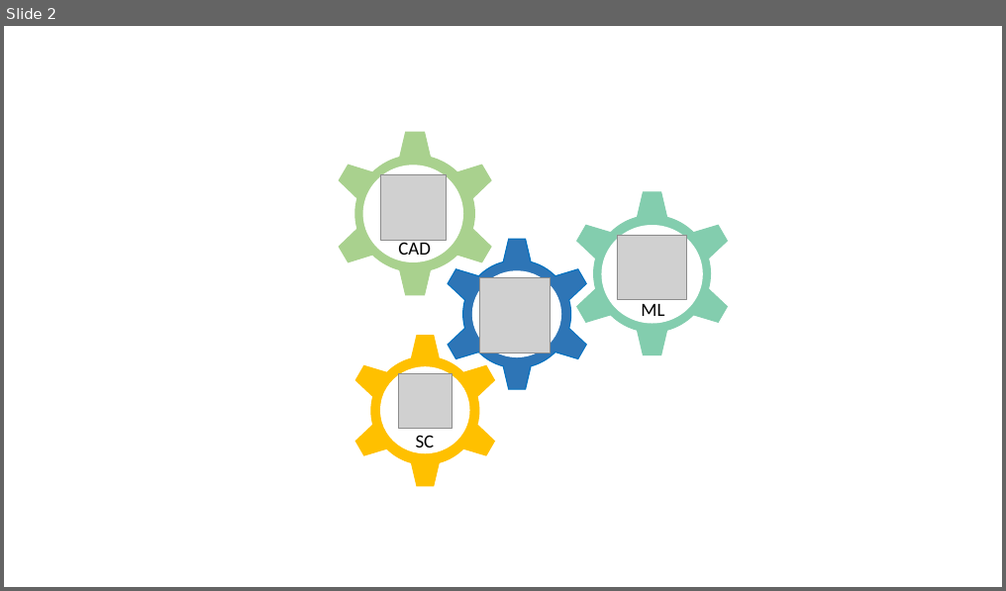
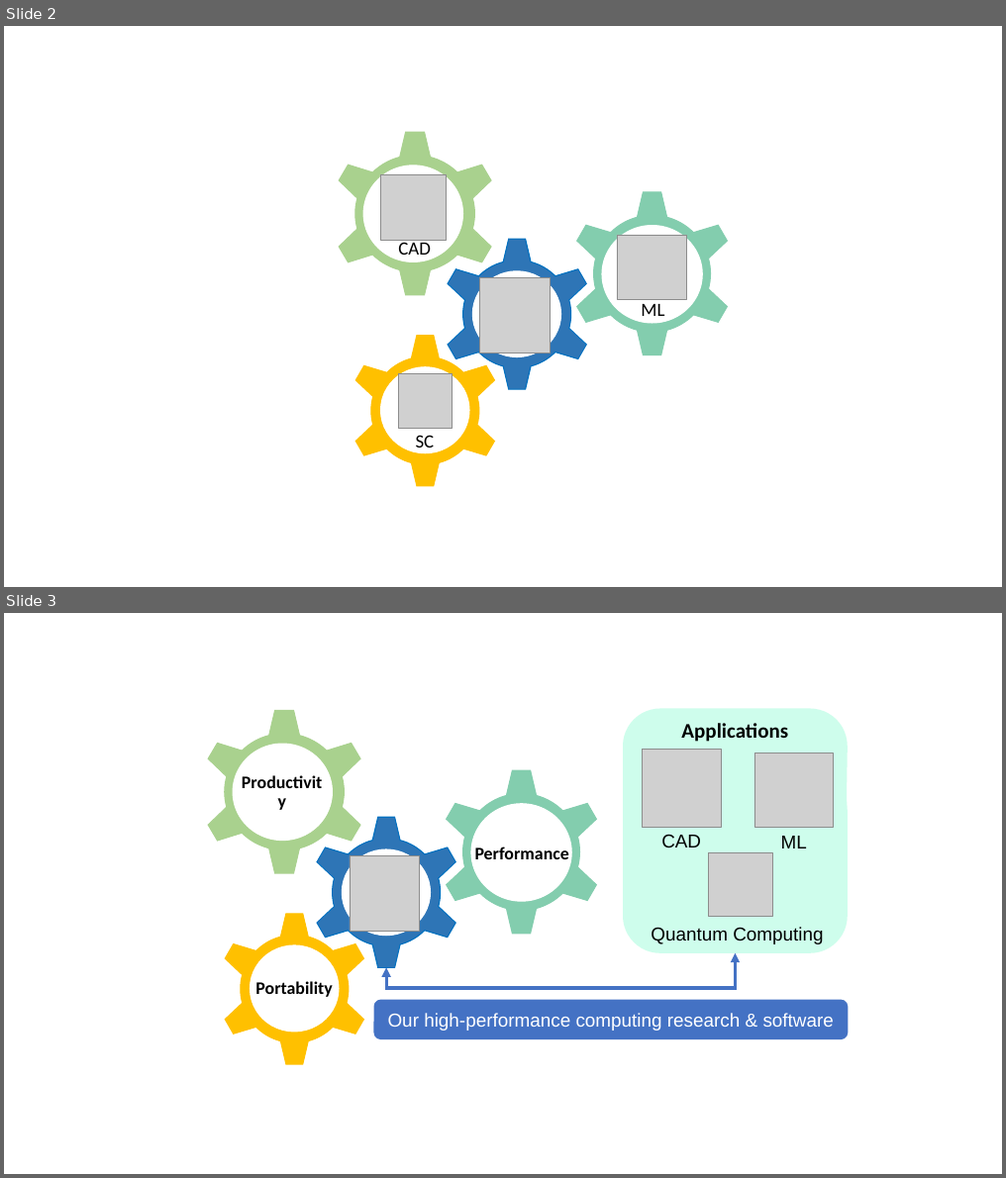
Before and after one commit to tsung-wei-huang/tsung-wei-huang.github.io, a slide deck: images/respic/research_overview.pptx. Shown one above the other, each under a label of ours: slide 2 before the commit, slides 2 and 3 after it. The pictures are 1006x591 and 1006x1178 pixels, drawn with LibreOffice and Linux fonts; fonts in the diff are those of the drawing; grey boxes stand for pictures. Boxes give left, top, right and bottom in pixels: in the first picture for what was removed or moved away, otherwise in the second. Text is boxed around its words. In the diff, an @@ line names an element or a change of style, - is before the commit and + after.

```diff
--- a/images/respic/research_overview.pptx
+++ b/images/respic/research_overview.pptx
@@ slide 3 added at [4,613,1002,1174], background #FFFFFF @@
@@ gear added at [199,709,368,875], fill #A9D18E, outline #A9D18E 1 pt @@
@@ rounded speech box added at [623,709,847,954], fill #9EFDDA at 50% opacity, 20 pt, text #000000, bold @@
+Applications
@@ ellipse added at [233,744,333,841], fill #FFFFFF, outline #FFFFFF 1 pt @@
@@ picture added at [642,749,721,827] @@
@@ picture added at [754,753,834,827] @@
@@ text added at [235,781,330,804], 17 pt, text #000000, bold @@
+Productivity
@@ gear added at [439,768,605,936], fill #83CDAE, outline #83CDAE 1 pt @@
@@ gear added at [310,815,463,969], fill #2E75B6, outline #0070C0 1 pt @@
@@ ellipse added at [471,804,571,901], fill #FFFFFF, outline #FFFFFF 1 pt @@
@@ ellipse added at [343,850,431,936], fill #FFFFFF, outline #FFFFFF 1 pt @@
@@ text added at [475,847,569,860], 17 pt, text #000000, bold @@
+Performance
@@ text added at [661,834,701,848], 18 pt, text #000000 @@
+CAD
@@ text added at [781,836,807,849], 18 pt, text #000000 @@
+ML
@@ picture added at [350,857,420,931] @@
@@ picture added at [709,853,772,916] @@
@@ gear added at [218,912,371,1066], fill #FFC000, outline #FFC000 1 pt @@
@@ text added at [650,927,823,945], 18 pt, text #000000 @@
+Quantum Computing
@@ ellipse added at [251,946,339,1032], fill #FFFFFF, outline #FFFFFF 1 pt @@
@@ elbow double arrow added from (386, 967) to (736, 954), #4472C4 3 pt @@
@@ text added at [255,981,332,997], 17 pt, text #000000, bold @@
+Portability
@@ rounded rectangle added at [374,1000,847,1039], fill #4472C4, outline #4472C4 1 pt, 18 pt, text #FFFFFF @@
+Our high-performance computing research & software
```
Also in this commit, not shown: 1 other slide added, 1 other file.
